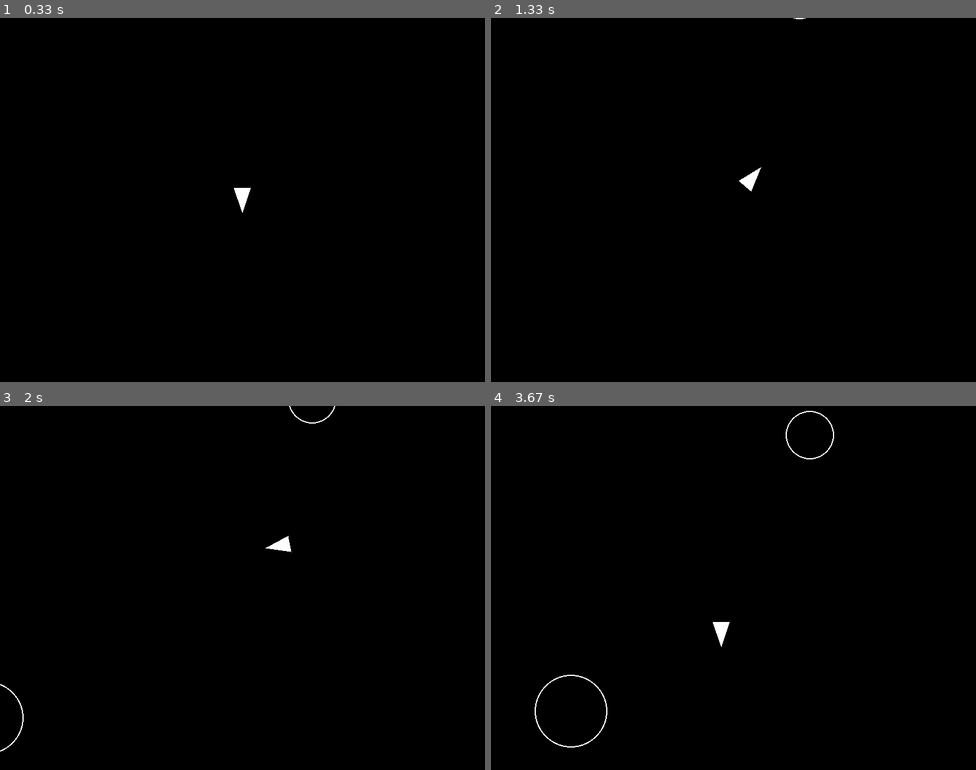
Above: before the commit, frames 1-4 (two rows, left to right).
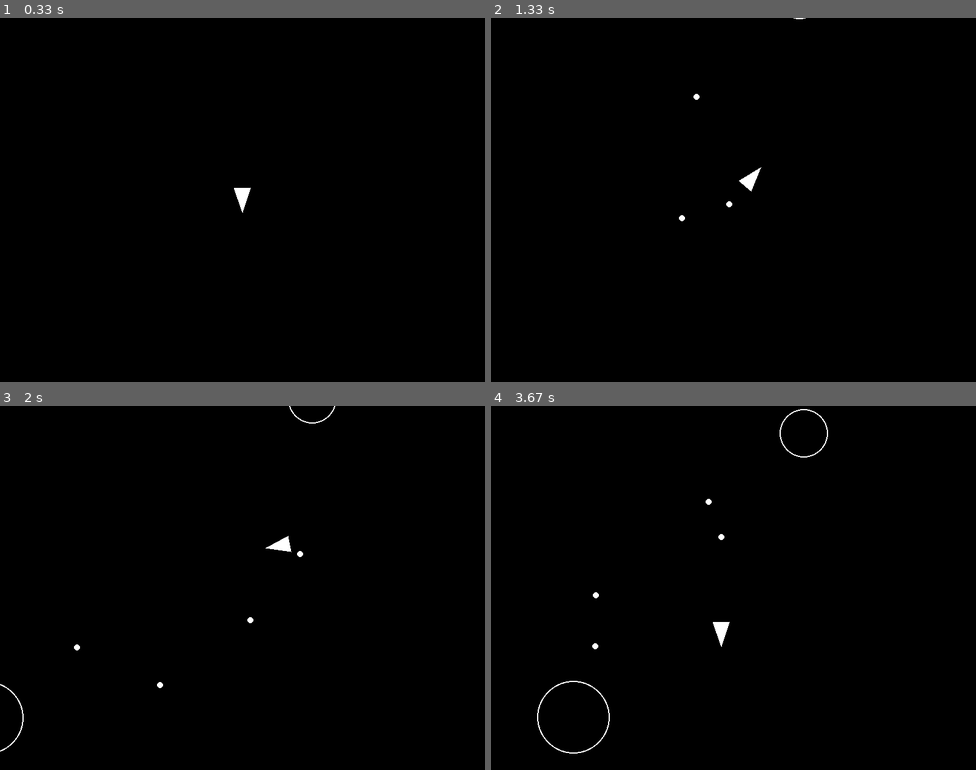
Above: after the commit, the same moments.

Repository: Shiboof/pygame
Game: pygame game, started from main.py
Two runs of this game, one before a commit and one after it. Both use one fixed random seed, a clock stepped at 60 frames per second and the inputs below.
Inputs:
- Up to frame 1 (0.33 s): no input
- Up to frame 2 (1.33 s): tap Space at 0.33, 0.73, 1.03, 1.23 s; hold D 0.67-1.13 s; hold W from 1.17 s (still down)
- Up to frame 3 (2 s): release W at 1.47 s; hold D 1.5-1.97 s; tap Space at 1.57, 1.87 s
- Up to frame 4 (3.67 s): hold A 2-2.53 s; tap Space at 2.07, 2.37, 2.63, 2.97, 3.27, 3.4 s; hold S 2.57-2.87 s; hold A 2.9-3.3 s; hold W from 3.33 s (still down)

Frame 1 is identical in both runs. In frame 2, less than 0.1% of the frame differs, in the area x 38-50%, y 20-56%; in frame 3, less than 0.1%; in frame 4, 0.5%, in the area x 9-71%, y 0-96%.

Commit message:
Shots.py added, player shoots but from wrong way

Diff:
--- a/asteroid.py
+++ b/asteroid.py
@@ -8,8 +8,8 @@
         super().__init__(x, y, radius)
 
     def draw(self, screen):
-            # Draw the asteroid as a circle
-        pygame.draw.circle(screen, (255, 255, 255), self.position, self.radius, 2)
+    # Convert self.position to a tuple of integers
+        pygame.draw.circle(screen, (255, 255, 255), (int(self.position.x), int(self.position.y)), self.radius, 2)
 
     def update(self, dt):
         # Update the asteroid's position based on its velocity
--- a/circleshape.py
+++ b/circleshape.py
@@ -34,6 +34,8 @@
 
         return False
 
+    # Function to debug is colliding, providing more information
+    # Uncomment this to see the debug info
     # def is_colliding(self, other):
     #     distance = self.position.distance_to(other.position)
     #     print(f"Self position: {self.position}, Radius: {self.radius}")
--- a/constants.py
+++ b/constants.py
@@ -7,3 +7,4 @@
 ASTEROID_SPAWN_RATE = 0.8  # seconds
 ASTEROID_MAX_RADIUS = ASTEROID_MIN_RADIUS * ASTEROID_KINDS
 PLAYER_SPEED = 200
+SHOT_RADIUS = 5
--- a/main.py
+++ b/main.py
@@ -3,6 +3,7 @@
 from constants import *
 from asteroid import *
 from asteroidfield import AsteroidField
+from shot import Shot
 
 # Define screen dimensions
 SCREEN_WIDTH = 800
@@ -12,6 +13,8 @@
 updatable = pygame.sprite.Group()
 drawable = pygame.sprite.Group()
 asteroids = pygame.sprite.Group()
+shots = pygame.sprite.Group()
+# Add sprite groups to containers
 
 Player.containers = updatable, drawable
 Asteroid.containers = updatable, drawable, asteroids
@@ -25,6 +28,10 @@
     # Create player at center
     player = Player(SCREEN_WIDTH / 2, SCREEN_HEIGHT / 2, PLAYER_RADIUS)
 
+    # Add player to the updatable and drawable groups
+    updatable.add(player)
+    drawable.add(player)
+
     asteroid_field = AsteroidField()
 
     collision_detected = False # Flag to track collisions state
@@ -36,16 +43,34 @@
         for event in pygame.event.get():
             if event.type == pygame.QUIT:
                 running = False
+            elif event.type == pygame.KEYDOWN:
+                if event.key == pygame.K_SPACE:
+                    # Create a shot
+                    velocity = pygame.Vector2(0,-300).rotate(player.rotation)
+                    shot = Shot(player.position.x, player.position.y, velocity)
+                    # Add shot to groups
+                    updatable.add(shot)
+                    drawable.add(shot)
+                    shots.add(shot)
 
         # check for collision between player and asteroid
         for asteroid in asteroids:
             if player.is_colliding(asteroid, []):
                 if not collision_detected:
-                    print("Collision detected between player and asteroid!")
+                    print("Game Over!")
                     collision_detected = True
                 break
         else:
             collision_detected = False # Reset
+
+        # Check for collisions between shots and asteroids
+        for shot in shots:
+            for asteroid in asteroids:
+                if shot.is_colliding(asteroid, []):
+                    print("Shot hit an asteroid!")
+                    shot.kill()  # Remove the shot
+                    asteroid.kill()  # Remove the asteroid
+                    break
 
         # Update and draw
         updatable.update(dt)
--- a/player.py
+++ b/player.py
@@ -12,8 +12,8 @@
         self.rotation = 0
 
     def draw(self, screen):
-        # Draw the player as a triangle
-        pygame.draw.polygon(screen, (255, 255, 255), self.triangle())
+    # Convert triangle vertices to tuples of integers
+        pygame.draw.polygon(screen, (255, 255, 255), [(int(v.x), int(v.y)) for v in self.triangle()])
 
     # in the player class
     def triangle(self):
--- /dev/null
+++ b/shot.py
@@ -0,0 +1,20 @@
+import pygame
+from circleshape import CircleShape
+from constants import *
+
+class Shot(CircleShape):
+    def __init__(self, x, y, velocity):
+        super().__init__(x, y, SHOT_RADIUS)
+        self.velocity = velocity
+
+    def draw(self, screen):
+    # Convert self.position to a tuple of integers
+        pygame.draw.circle(screen, (255, 255, 255), (int(self.position.x), int(self.position.y)), self.radius)
+
+    def update(self, dt):
+        # Update the shot's position based on its velocity
+        self.position += self.velocity * dt
+        # Check if the shot is out of bounds and remove it if necessary
+        if (self.position.x < 0 or self.position.x > SCREEN_WIDTH or
+        self.position.y < 0 or self.position.y > SCREEN_HEIGHT):
+            self.kill()
